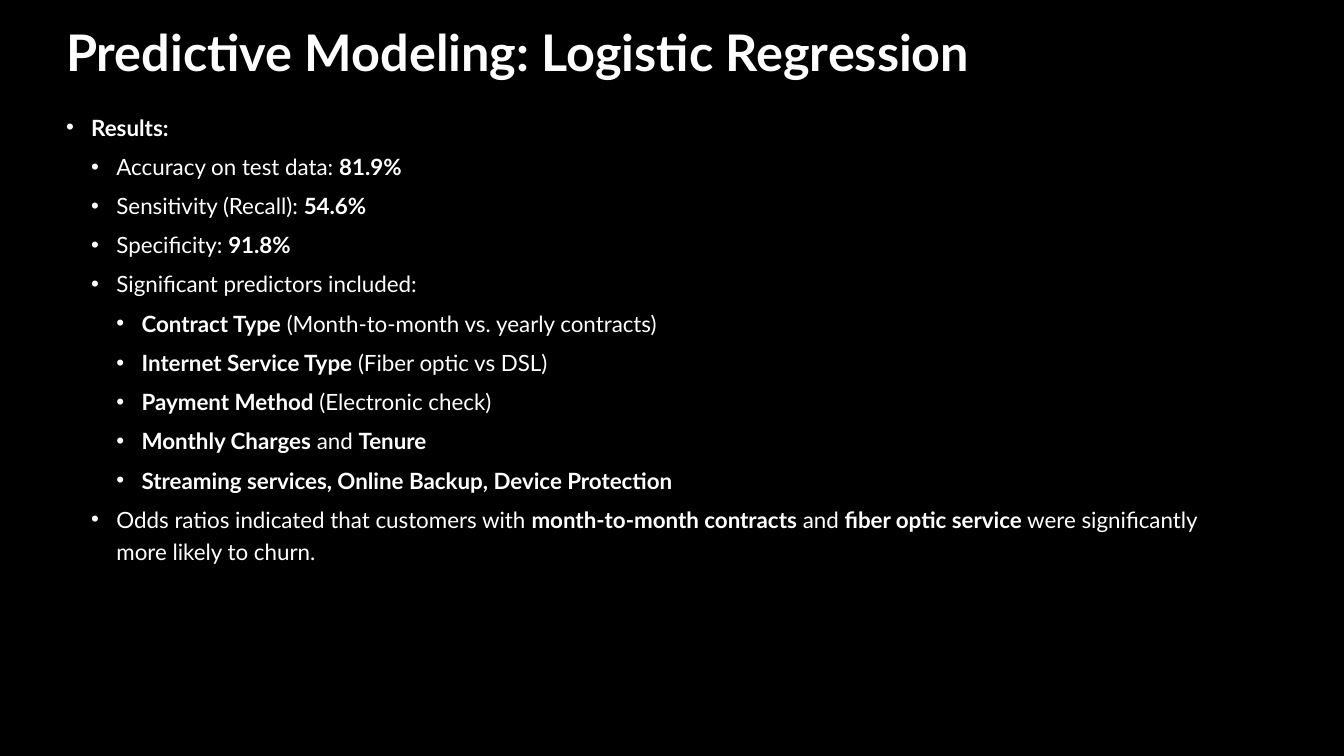
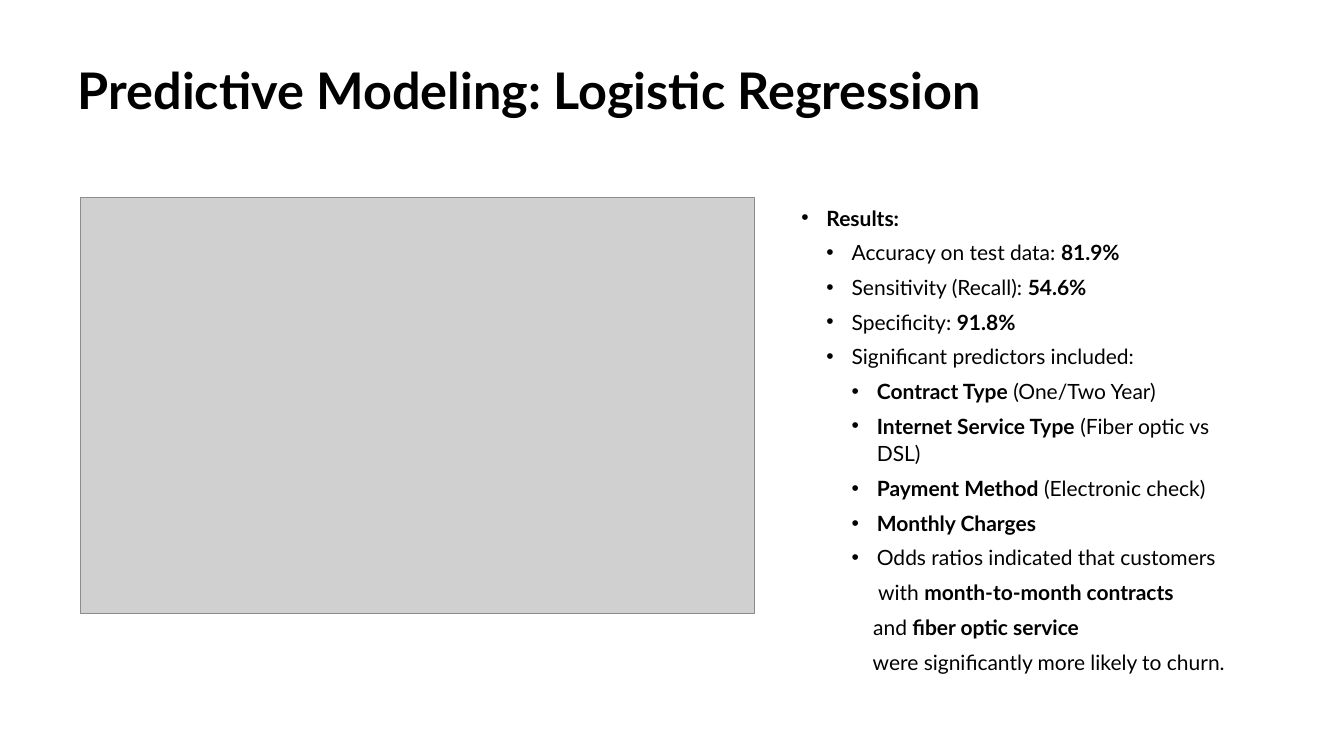
Before and after one commit to whygit10/dddm-final-project, a slide deck: slide 7 of ppt_template.pptx. Drawn at 1344x756 pixels with LibreOffice and Linux fonts; fonts in the diff are those of the drawing; grey boxes stand for pictures. Boxes give left, top, right and bottom in pixels: in the first picture for what was removed or moved away, otherwise in the second. Text is boxed around its words. In the diff, an @@ line names an element or a change of style, - is before the commit and + after.

Commit message:
Final Ppt

```diff
--- a/ppt_template.pptx
+++ b/ppt_template.pptx
@@ background #000000 to #FFFFFF @@
@@ title "Predictive Modeling: Logistic Regression": place and size @@
-title "Predictive Modeling: Logistic Regression" at [66, 33, 970, 80]
+title "Predictive Modeling: Logistic Regression" at [78, 71, 982, 117]
@@ title "Predictive Modeling: Logistic Regression" at [78, 71, 982, 117]: text colour #FFFFFF to #000000 @@
@@ picture added at [81, 198, 755, 614] @@
@@ text "Results:": place and size @@
-text "Results:" at [91, 119, 1198, 564]
+text "Results:" at [826, 210, 1225, 674]
@@ text at [826, 210, 1209, 500]: size 16 to 15 pt, text colour #FFFFFF to #000000 in "Results:", "Accuracy on test data: 81.9%", "Sensitivity (Recall): 54.6%", "Specificity: 91.8%" and 3 more places; line spacing 1.2 to 1.1 @@
@@ text at [877, 383, 1156, 403]: text changed; size 16 to 15 pt; text colour #FFFFFF to #000000 @@
-    • Contract Type (Month-to-month vs. yearly contracts)
+    • Contract Type (One/Two Year)
@@ text at [873, 515, 1225, 674]: text changed; size 16 to 15 pt; text colour #FFFFFF to #000000; bold off @@
-    • Monthly Charges and Tenure
-    • Streaming services, Online Backup, Device Protection
-  • Odds ratios indicated that customers with month-to-month contracts and fiber optic service were significantly more likely to churn.
+    • Monthly Charges
+    • Odds ratios indicated that customers
+    with month-to-month contracts
+    and fiber optic service
+    were significantly more likely to churn.
```
Also in this commit, not shown: 9 other slides changed.
